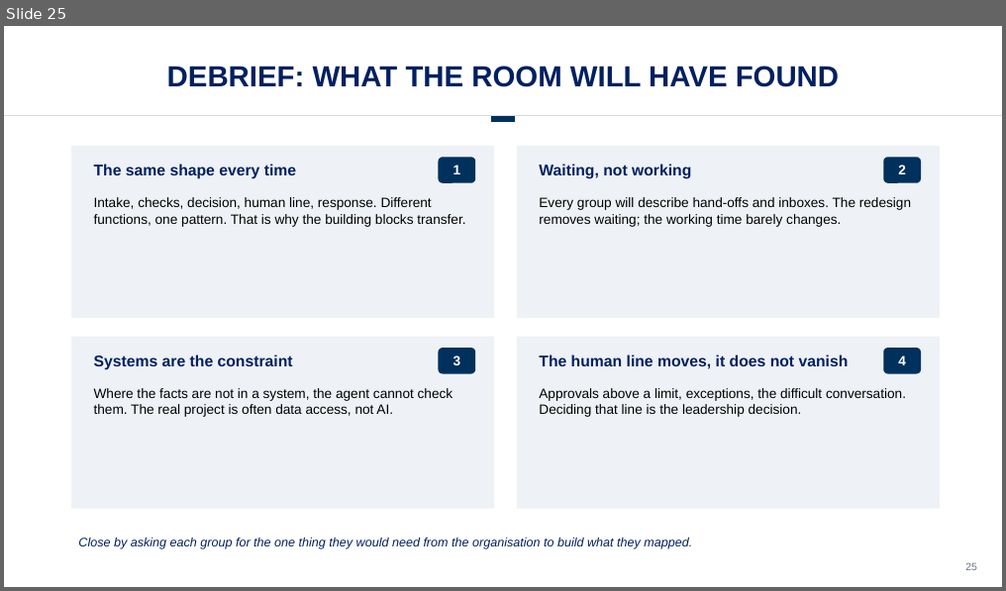
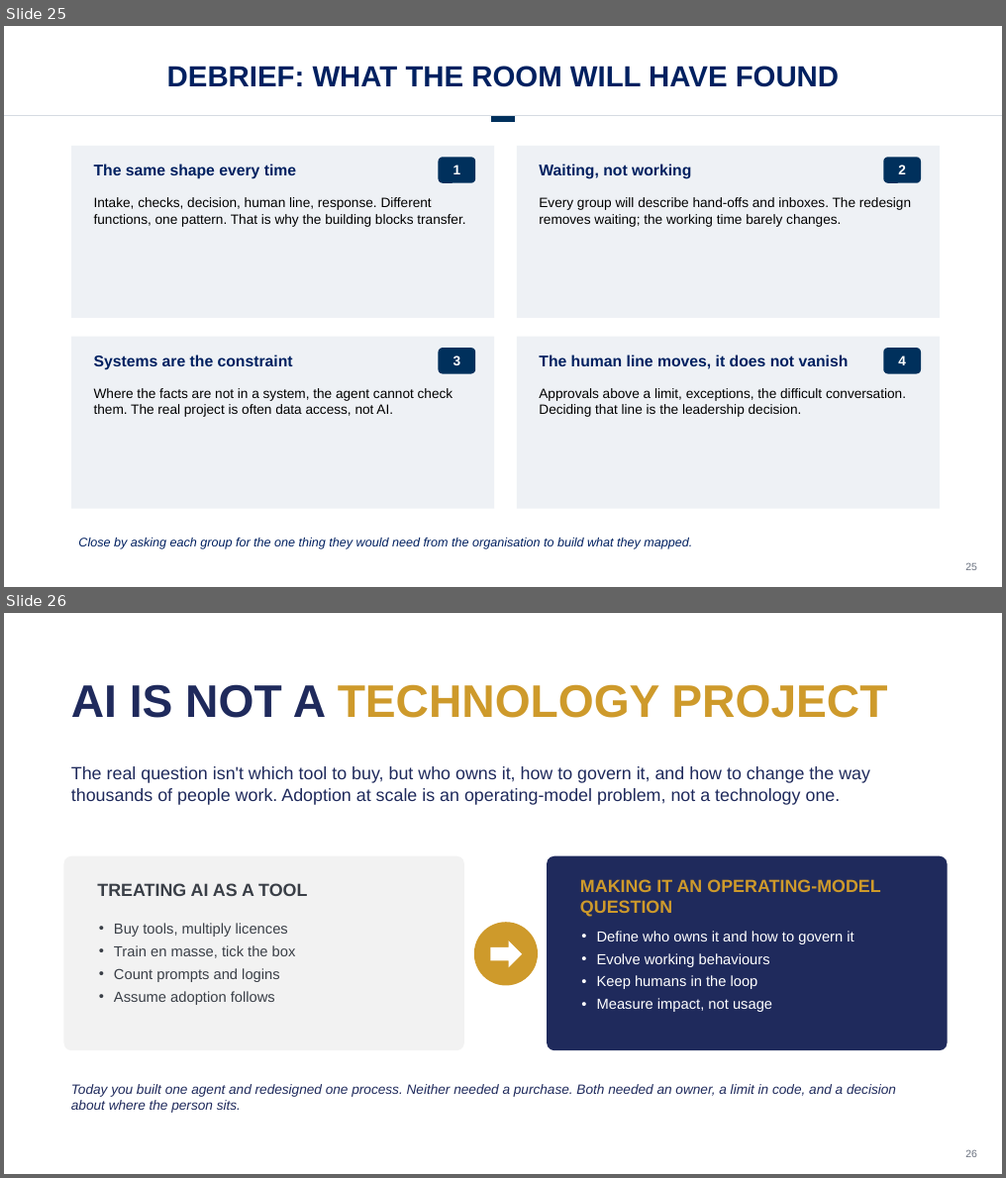
Before and after one commit to drestrepoa/Claudecode, a slide deck: slides/agent-challenge-hr.pptx. Shown one above the other, each under a label of ours: slide 25 before the commit, slides 25 and 26 after it. The pictures are 1006x591 and 1006x1178 pixels, drawn with LibreOffice and Linux fonts; fonts in the diff are those of the drawing; background and template pictures are left out. Boxes give left, top, right and bottom in pixels: in the first picture for what was removed or moved away, otherwise in the second. Text is boxed around its words. In the diff, an @@ line names an element or a change of style, - is before the commit and + after.

```diff
--- a/slides/agent-challenge-hr.pptx
+++ b/slides/agent-challenge-hr.pptx
@@ slide 26 added at [4, 613, 1002, 1174], background #FFFFFF @@
@@ text added at [71, 684, 887, 718], 44 pt, text #CE9A2B, bold @@
+AI IS NOT A TECHNOLOGY PROJECT
@@ text added at [71, 766, 870, 805], 17 pt, text #1F2A5C @@
+The real question isn't which tool to buy, but who owns it, how to govern it, and how to change the way thousands of people work. Adoption at scale is an operating-model problem, not a technology one.
@@ rounded rectangle added at [63, 857, 464, 1051], fill #F2F2F2 @@
@@ rounded rectangle added at [547, 857, 947, 1051], fill #1F2A5C @@
@@ text added at [580, 879, 880, 917], 17 pt, text #CE9A2B, bold @@
+MAKING IT AN OPERATING-MODEL QUESTION
@@ text added at [97, 883, 307, 896], 17 pt, text #3A3F47, bold @@
+TREATING AI AS A TOOL
@@ text added at [114, 923, 296, 1005], 14 pt, text #3A3F47 @@
+• Buy tools, multiply licences
+• Train en masse, tick the box
+• Count prompts and logins
+• Assume adoption follows
@@ ellipse added at [474, 922, 538, 986], fill #CE9A2B @@
@@ text added at [597, 931, 853, 1012], 14 pt, text #FFFFFF @@
+• Define who owns it and how to govern it
+• Evolve working behaviours
+• Keep humans in the loop
+• Measure impact, not usage
@@ right arrow added at [491, 941, 522, 967], fill #FFFFFF @@
@@ text added at [71, 1084, 896, 1113], 13 pt, text #1F2A5C, italic @@
+Today you built one agent and redesigned one process. Neither needed a purchase. Both needed an owner, a limit in code, and a decision about where the person sits.
@@ text added at [965, 1150, 977, 1157], 10 pt, text #6B7280 @@
+26
```
Also in this commit, not shown: 1 other file.
